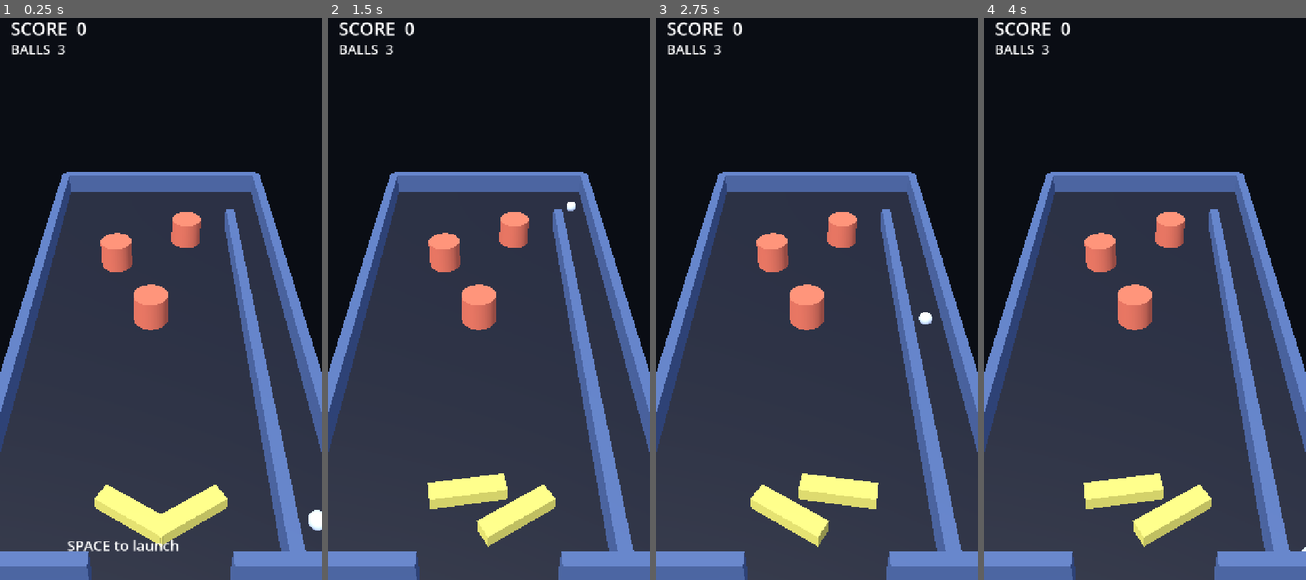
Above: before the commit, frames 1-4 (left to right).
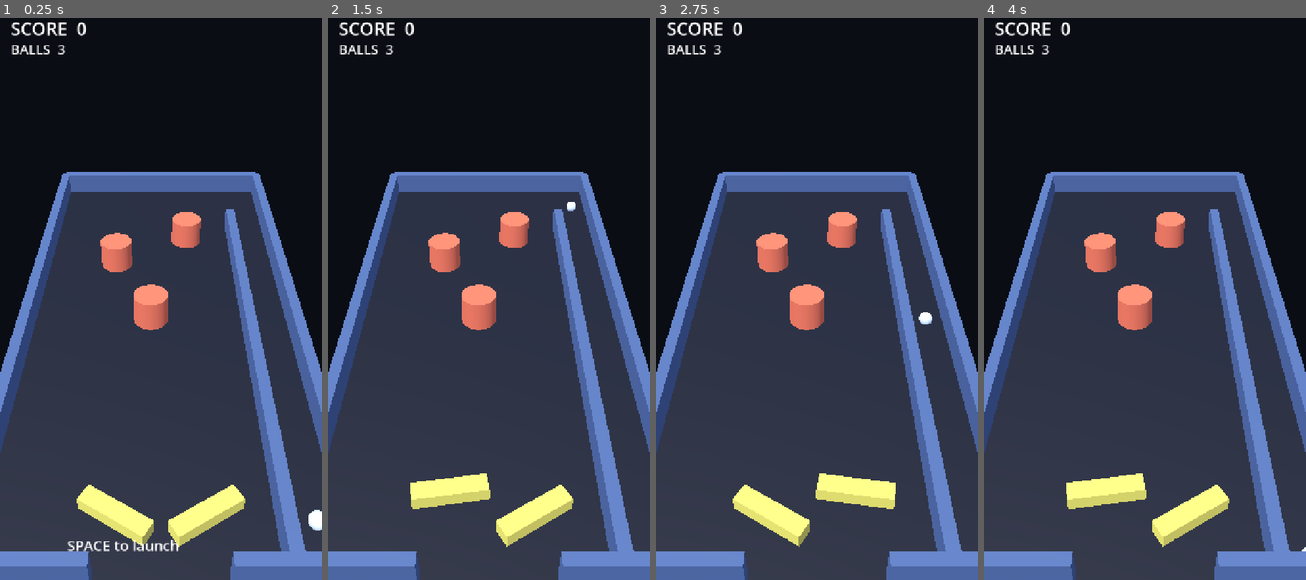
Above: after the commit, the same moments.

Repository: Synthetic-Virus/pinball-game
Game: Godot game, scene res://scenes/Main.tscn
Same seed, same stepped clock (60 frames per second), same inputs: the game is played once before the commit and once after it.
Inputs:
- Up to frame 1 (0.25 s): no input
- Up to frame 2 (1.5 s): hold D 0.53-1.28 s; tap Space at 0.77 s; hold A from 1.28 s (still down)
- Up to frame 3 (2.75 s): tap Space at 1.52 s; tap Enter at 2 s; release A at 2.03 s; hold D from 2.03 s (still down)
- Up to frame 4 (4 s): tap Space at 3.02, 3.77 s; release D at 3.53 s; hold A from 3.53 s (still down)

The runs differ from the first frame. In frame 1, 2.5% of the frame differs, in the area x 23-77%, y 83-95%; in frame 2, 2.1%; in frame 3, 2.1%; in frame 4, 2.1%.

Commit message:
fix: stop 3D flippers overlapping (spread pivots 0.17 -> 0.22)
Same class of bug as the 2D fix, not carried across to the 3D rewrite: pivots were 0.17
apart but each bar reaches ~0.094 toward center, so the tips crossed. Move pivots to +/-0.11.

Co-Authored-By: Claude Opus 4.8 <noreply@anthropic.com>

Diff:
--- a/scripts/Main.gd
+++ b/scripts/Main.gd
@@ -33,8 +33,8 @@
     _surface()
     _walls()
     _bumpers()
-    lflip = _flipper(Vector3(-0.085, 0.018, 0.44), -0.55, 0.15, false)
-    rflip = _flipper(Vector3(0.085, 0.018, 0.44), 0.55, -0.15, true)
+    lflip = _flipper(Vector3(-0.11, 0.018, 0.44), -0.55, 0.15, false)
+    rflip = _flipper(Vector3(0.11, 0.018, 0.44), 0.55, -0.15, true)
     _ball()
     _ui()
     _reset_ball()
